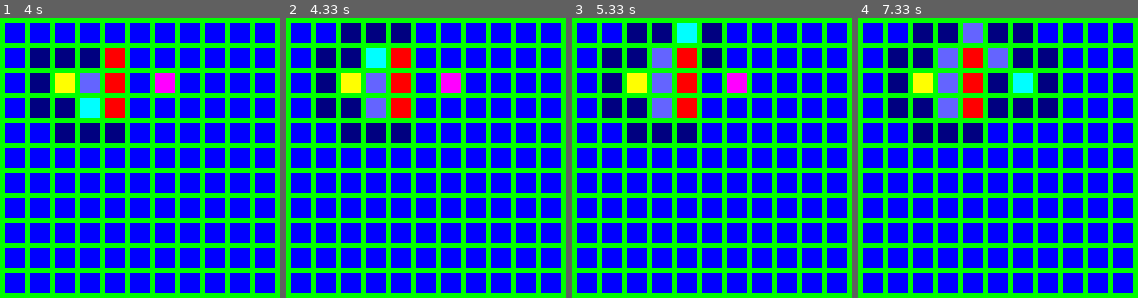
Above: before the commit, frames 1-4 (left to right).
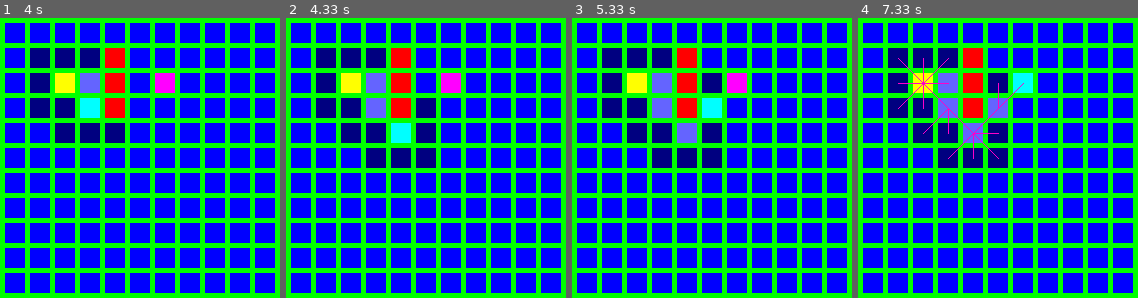
Above: after the commit, the same moments.

Repository: LoganPletcher/Python_OpenGL
Game: pygame game, started from Balls/PyGameTest2.py
The game is run twice, just before and just after one commit, with the same random seed, the same clock (stepped at 60 frames per second) and the same inputs.
Inputs:
- Up to frame 1 (4 s): no input
- Up to frame 2 (4.33 s): no input
- Up to frame 3 (5.33 s): no input
- Up to frame 4 (7.33 s): no input

Frame 1 is identical in both runs. In frame 2, 5.1% of the frame differs, in the area x 19-54%, y 1-54%; in frame 3, 6.6%; in frame 4, 9.6%, in the area x 14-72%, y 1-54%.

Commit message:
Rewrote code for adjacents.

Diff:
--- a/Balls/PyGameTest2.py
+++ b/Balls/PyGameTest2.py
@@ -10,7 +10,15 @@
 import lowestnum
 from lowestnum import *
 
-def pythagorean(node, onode):
+def pythag(node, cnode):
+    A = onode.pos[0] - node.pos[0]
+    B = onode.pos[1] - node.pos[1]
+    Asqr = A * A
+    Bsqr = B * B
+    Csqr = Asqr + Bsqr
+    return (sqrt(Csqr)*10)
+
+def manhattan(node, onode):
     A = onode.pos[0] - node.pos[0]
     B = onode.pos[1] - node.pos[1]
     if A < 0: A = -A
@@ -20,82 +28,16 @@
 
 
 def neighbors(cnode, nodes, openList, onode, closedList):
-    for noderow in nodes:
-        for node in noderow:
-            if node.walkable == True:
-                    if node not in openList:
-                        if node not in closedList:
-                            if cnode not in closedList:
-                                closedList.append(cnode)
-                                openList.remove(cnode)
-                            if node.pos[0] == cnode.pos[0]-1:
-                                if node.pos[1] == cnode.pos[1]-1:
-                                    node.setG(14+cnode.g)
-                                    node.setH(int(pythagorean(node, onode) * 10))
-                                    for noderow2 in nodes:
-                                        for node2 in noderow:
-                                            if node2 == cnode:
-                                                node.parent = node2
-                                    openList.append(node)
-                                elif node.pos[1] == cnode.pos[1]:
-                                    node.setG(10+cnode.g)
-                                    node.setH(int(pythagorean(node, onode) * 10))
-                                    for noderow2 in nodes:
-                                        for node2 in noderow:
-                                            if node2 == cnode:
-                                                node.parent = node2
-                                    openList.append(node)
-                                elif node.pos[1] == cnode.pos[1]+1:
-                                    node.setG(14+cnode.g)
-                                    node.setH(int(pythagorean(node, onode) * 10))
-                                    for noderow2 in nodes:
-                                        for node2 in noderow:
-                                            if node2 == cnode:
-                                                node.parent = node2
-                                    openList.append(node)
-                            elif node.pos[0] == cnode.pos[0]:
-                                if node.pos[1] == cnode.pos[1]-1:
-                                    node.setG(10+cnode.g)
-                                    node.setH(int(pythagorean(node, onode) * 10))
-                                    for noderow2 in nodes:
-                                        for node2 in noderow:
-                                            if node2 == cnode:
-                                                 node.parent = node2
-                                    openList.append(node)
-                                elif node.pos[1] == cnode.pos[1]+1:
-                                    node.setG(10+cnode.g)
-                                    node.setH(int(pythagorean(node, onode) * 10))
-                                    for noderow2 in nodes:
-                                        for node2 in noderow:
-                                            if node2 == cnode:
-                                                node.parent = node2
-                                    openList.append(node)
-                            elif node.pos[0] == cnode.pos[0]+1:
-                                if node.pos[1] == cnode.pos[1]-1:
-                                    node.setG(14+cnode.g)
-                                    node.setH(int(pythagorean(node, onode) * 10))
-                                    for noderow2 in nodes:
-                                        for node2 in noderow:
-                                            if node2 == cnode:
-                                                node.parent = node2
-                                    openList.append(node)
-                                elif node.pos[1] == cnode.pos[1]:
-                                    node.setG(10+cnode.g)
-                                    node.setH(int(pythagorean(node, onode) * 10))
-                                    for noderow2 in nodes:
-                                        for node2 in noderow:
-                                            if node2 == cnode:
-                                                node.parent = node2
-                                    openList.append(node)
-                                elif node.pos[1] == cnode.pos[1]+1:
-                                    node.setG(14+cnode.g)
-                                    node.setH(int(pythagorean(node, onode) * 10))
-                                    for noderow2 in nodes:
-                                        for node2 in noderow:
-                                            if node2 == cnode:
-                                                node.parent = node2
-                                    openList.append(node)
-
+    Adj = []
+    for y, noderow in enumerate(nodes):
+        for x, node in enumerate(noderow):
+            if node == cnode:
+                curry = (y, x)
+    for y, noderow in enumerate(nodes):
+        for x, node in enumerate(noderow):
+            if (nodes[y][x].walkable == True) and ((curry[0]-1 <= y <= curry[0]+1) and (curry[1]-1 <= x <= curry[1]+1)):
+                Adj.append(nodes[y][x])
+    return Adj
 
 pygame.init()
 pygame.font.init()
@@ -135,7 +77,7 @@
     for node in noderow:
         if node == cnode:
             node.setG(0)
-            node.setH(int(pythagorean(node, onode) * 10))
+            node.setH(int(manhattan(node, onode) * 10))
             openList.append(node)
         else:
             continue
@@ -151,7 +93,30 @@
                 node.draw(screen,green)
         #
         #if not openList:
-        neighbors(cnode, nodes, openList, onode, closedList)
+        if not cnode == onode:
+            for noderow in nodes:
+                for node in noderow:
+                    if node == cnode:
+                        closedList.append(cnode)
+                        openList.remove(node)
+        if not cnode == onode:
+            Adj = neighbors(cnode, nodes, openList, onode, closedList)
+        for node in Adj:
+            if node not in closedList:
+                if node not in openList:
+                    if onode in openList:
+                        print("Got em")
+                    else:
+                        node.parent = cnode
+                        node.setG(int(pythag(node, cnode)))
+                        node.setH(manhattan(node, onode))
+                        openList.append(node)
+                else:
+                    cost = cnode.g + int(pythag(node, cnode))
+                    if (cost < node.g):
+                        node.parent = cnode
+                        node.setG(cost)
+
         for node in openList:
                 pygame.draw.rect(screen, darkBlue,
                                  (node.left, node.top, node.width, node.height))
@@ -164,25 +129,26 @@
                          (agentnode.left, agentnode.top, agentnode.width, agentnode.height))
         pygame.draw.rect(screen, cyan,
                          (cnode.left, cnode.top, cnode.width, cnode.height))
-        '''if cnode == onode:
+        if cnode == onode:
             for noderow in nodes:
                 for node in noderow:
-                    if node == cnode:
+                    if node.parent:
                         pygame.draw.line(screen, hotpink,
-                                             (node.left+10, node.top+10), (node.parent.left+10, node.parent.top+10), 1)
-                        pygame.draw.line(screen, hotpink,
-                                             (node.parent.left+10, node.parent.top+10), (node.parent.parent.left+10, node.parent.parent.top+10), 1)'''
+                                         (node.left+10, node.top+10), (node.parent.left+10, node.parent.top+10), 1)
+
 
         if not cnode == onode:
+            Fs = []
             for node in openList:
-                Fs = []
-                for node2 in openList:
-                    Fs.append(node2.getF())
+                Fs.append(node.getF())
                 if node.getF() == lowestnum.MinNumFinder(Fs):
-                    print (node.getF())
+                    #print (node.getF())
+                    #closedList.append(cnode)
+                    #openList.remove(cnode)
                     cnode = node
-                    #closedList.append(node)
+                    #closedList.append(cnode)
                     #openList.remove(node)
+
 
         sleep(1)
         pygame.display.update()
